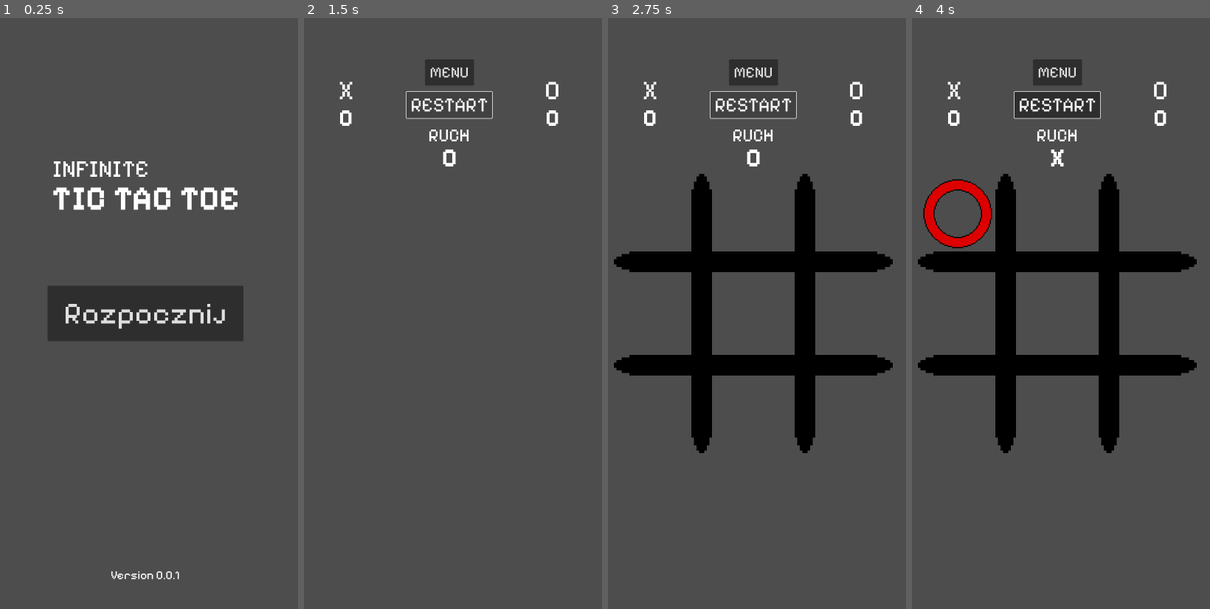
Above: before the commit, frames 1-4 (left to right).
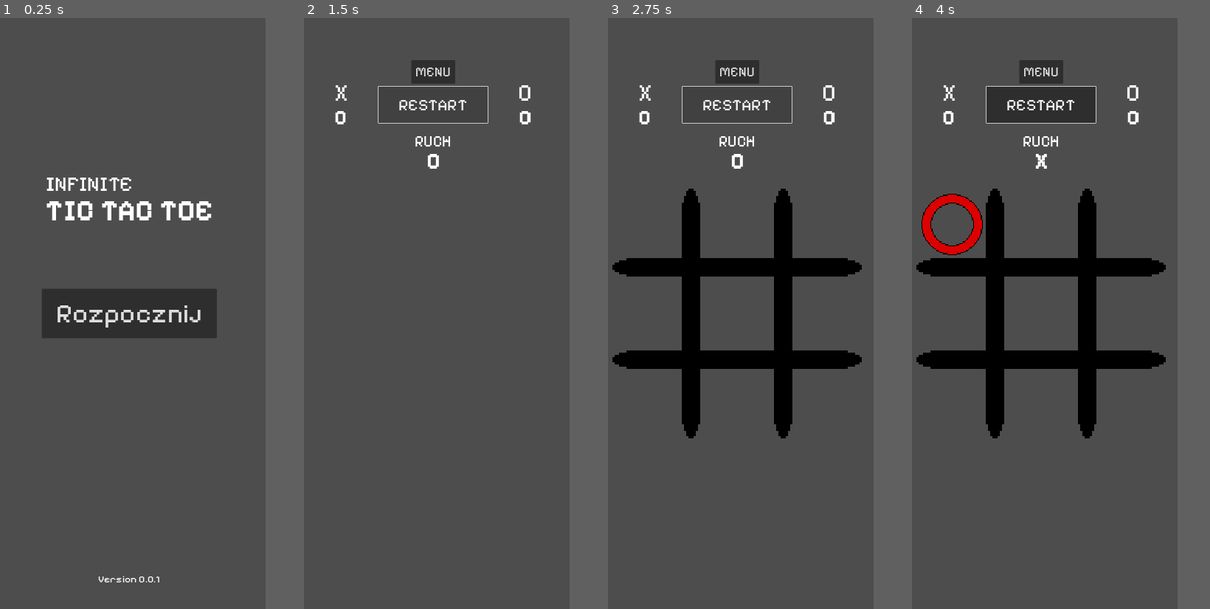
Above: after the commit, the same moments.

Repository: HeadAech/InfiniteTicTacToe
Game: Godot game, scene res://scenes/game.tscn
The game is run twice, just before and just after one commit, with the same random seed, the same clock (stepped at 60 frames per second) and the same inputs.
Inputs (mouse positions are in pixels of both pictures, inside the frame that each line leads up to):
- Up to frame 1 (0.25 s): no input
- Up to frame 2 (1.5 s): click "Rozpocznij" at 0.5 s; click "RESTART" at 1.25 s
- Up to frame 3 (2.75 s): click "RESTART" at 2 s
- Up to frame 4 (4 s): click "RESTART" at 2.75 s; move the mouse to (956, 213) at 3.52 s; click (956, 213) at 3.67 s
In our replay, the window is 414x800 before the commit and 370x800 after it. These sizes can differ from the game's own. Grey fills any space a smaller window leaves; there, only what the larger window draws over its background counts as a difference.

The runs differ from the first frame. In frame 1, 4.8% of the frame differs, in the area x 14-82%, y 24-96%; in frame 2, 2.1%; in frame 3, 12%; in frame 4, 15%, in the area x 1-96%, y 7-74%.

Commit message:
Animation fix, plus new audio. Fix to interface

Diff:
--- a/project.godot
+++ b/project.godot
@@ -23,6 +23,8 @@
 
 window/size/viewport_width=828
 window/size/viewport_height=1792
+window/size/resizable=false
+window/stretch/mode="canvas_items"
 window/stretch/aspect="keep_height"
 window/handheld/orientation=1
 window/canvas_textures/default_texture_filter=0
@@ -31,3 +33,4 @@
 
 textures/canvas_textures/default_texture_filter=0
 renderer/rendering_method="mobile"
+textures/vram_compression/import_etc2_astc=true
--- a/scenes/circle.tscn
+++ b/scenes/circle.tscn
@@ -2,6 +2,21 @@
 
 [ext_resource type="Script" path="res://scripts/figure.gd" id="1_dgvhg"]
 [ext_resource type="Texture2D" uid="uid://pbo17q7i8el8" path="res://assets/sprites/Circle.png" id="1_i6l8d"]
+
+[sub_resource type="Animation" id="Animation_kfuio"]
+length = 0.001
+tracks/0/type = "value"
+tracks/0/imported = false
+tracks/0/enabled = true
+tracks/0/path = NodePath("Sprite2D:modulate")
+tracks/0/interp = 1
+tracks/0/loop_wrap = true
+tracks/0/keys = {
+"times": PackedFloat32Array(0),
+"transitions": PackedFloat32Array(1),
+"update": 0,
+"values": [Color(1, 1, 1, 1)]
+}
 
 [sub_resource type="Animation" id="Animation_mneay"]
 resource_name = "fading"
@@ -18,21 +33,6 @@
 "transitions": PackedFloat32Array(1, 1, 1, 1, 1, 1, 1, 1, 1, 1, 1, 1, 1, 1, 1, 1, 1, 1, 1, 1, 1, 1, 1, 1, 1, 1, 1, 1, 1, 1, 1, 1, 1, 1, 1, 1, 1, 1, 1, 1, 1, 1, 1, 1, 1, 1, 1, 1, 1, 1, 1, 1, 1, 1, 1, 1, 1, 1, 1, 1, 1),
 "update": 0,
 "values": [Color(1, 1, 1, 1), Color(1, 1, 1, 0.998421), Color(1, 1, 1, 0.993701), Color(1, 1, 1, 0.985893), Color(1, 1, …(1463 unchanged characters)…
-}
-
-[sub_resource type="Animation" id="Animation_kfuio"]
-length = 0.001
-tracks/0/type = "value"
-tracks/0/imported = false
-tracks/0/enabled = true
-tracks/0/path = NodePath("Sprite2D:modulate")
-tracks/0/interp = 1
-tracks/0/loop_wrap = true
-tracks/0/keys = {
-"times": PackedFloat32Array(0),
-"transitions": PackedFloat32Array(1),
-"update": 0,
-"values": [Color(1, 1, 1, 1)]
 }
 
 [sub_resource type="AnimationLibrary" id="AnimationLibrary_6mea0"]
--- a/scenes/cross.tscn
+++ b/scenes/cross.tscn
@@ -2,6 +2,21 @@
 
 [ext_resource type="Script" path="res://scripts/figure.gd" id="1_ammbu"]
 [ext_resource type="Texture2D" uid="uid://cw6wfprctjw74" path="res://assets/sprites/Cross.png" id="1_y5sue"]
+
+[sub_resource type="Animation" id="Animation_kfuio"]
+length = 0.001
+tracks/0/type = "value"
+tracks/0/imported = false
+tracks/0/enabled = true
+tracks/0/path = NodePath("Sprite2D:modulate")
+tracks/0/interp = 1
+tracks/0/loop_wrap = true
+tracks/0/keys = {
+"times": PackedFloat32Array(0),
+"transitions": PackedFloat32Array(1),
+"update": 0,
+"values": [Color(1, 1, 1, 1)]
+}
 
 [sub_resource type="Animation" id="Animation_mneay"]
 resource_name = "fading"
@@ -18,21 +33,6 @@
 "transitions": PackedFloat32Array(1, 1, 1, 1, 1, 1, 1, 1, 1, 1, 1, 1, 1, 1, 1, 1, 1, 1, 1, 1, 1, 1, 1, 1, 1, 1, 1, 1, 1, 1, 1, 1, 1, 1, 1, 1, 1, 1, 1, 1, 1, 1, 1, 1, 1, 1, 1, 1, 1, 1, 1, 1, 1, 1, 1, 1, 1, 1, 1, 1, 1),
 "update": 0,
 "values": [Color(1, 1, 1, 1), Color(1, 1, 1, 0.998421), Color(1, 1, 1, 0.993701), Color(1, 1, 1, 0.985893), Color(1, 1, …(1463 unchanged characters)…
-}
-
-[sub_resource type="Animation" id="Animation_kfuio"]
-length = 0.001
-tracks/0/type = "value"
-tracks/0/imported = false
-tracks/0/enabled = true
-tracks/0/path = NodePath("Sprite2D:modulate")
-tracks/0/interp = 1
-tracks/0/loop_wrap = true
-tracks/0/keys = {
-"times": PackedFloat32Array(0),
-"transitions": PackedFloat32Array(1),
-"update": 0,
-"values": [Color(1, 1, 1, 1)]
 }
 
 [sub_resource type="AnimationLibrary" id="AnimationLibrary_6mea0"]
--- a/scenes/game.tscn
+++ b/scenes/game.tscn
@@ -1,25 +1,11 @@
-[gd_scene load_steps=9 format=3 uid="uid://cypfmbyxy406b"]
+[gd_scene load_steps=11 format=3 uid="uid://cypfmbyxy406b"]
 
 [ext_resource type="Texture2D" uid="uid://dpxahhacxlkw" path="res://assets/sprites/TicTacToeMesh.png" id="1_bp0lv"]
 [ext_resource type="Script" path="res://scripts/game.gd" id="1_mrsnq"]
 [ext_resource type="PackedScene" uid="uid://cr4ef5ixo8gx6" path="res://scenes/ui.tscn" id="1_u360r"]
 [ext_resource type="PackedScene" uid="uid://32wmjtkaef3j" path="res://scenes/touch_area.tscn" id="3_e5gqb"]
-
-[sub_resource type="Animation" id="Animation_ee210"]
-resource_name = "show"
-length = 0.5
-tracks/0/type = "value"
-tracks/0/imported = false
-tracks/0/enabled = true
-tracks/0/path = NodePath("In Game:position")
-tracks/0/interp = 1
-tracks/0/loop_wrap = true
-tracks/0/keys = {
-"times": PackedFloat32Array(0, 0.0333333, 0.0666667, 0.1, 0.133333, 0.166667, 0.2, 0.233333, 0.266667, 0.3, 0.333333, 0.366667, 0.4, 0.433333, 0.466667, 0.5),
-"transitions": PackedFloat32Array(1, 1, 1, 1, 1, 1, 1, 1, 1, 1, 1, 1, 1, 1, 1, 1),
-"update": 0,
-"values": [Vector2(1000, 2.08165e-12), Vector2(998.815, 2.08165e-12), Vector2(990.518, 2.08165e-12), Vector2(968, 2.08165e-12), Vector2(924.148, 2.08165e-12), Vector2(851.852, 2.08165e-12), Vector2(744, 2.08165e-12), Vector2(593.482, 2.08165e-12), Vector2(406.518, 2.08165e-12), Vector2(256, 2.08165e-12), Vector2(148.148, 2.08165e-12), Vector2(75.8519, 2.08165e-12), Vector2(32, 2.08165e-12), Vector2(9.48149, 2.08165e-12), Vector2(1.18518, 2.08165e-12), Vector2(2.08165e-12, 2.08165e-12)]
-}
+[ext_resource type="AudioStream" uid="uid://bkq2kb2sgctq5" path="res://assets/audio/place_figure.wav" id="5_dncgo"]
+[ext_resource type="AudioStream" uid="uid://bxlxdgwv5nwlw" path="res://assets/audio/win.wav" id="6_5x6ky"]
 
 [sub_resource type="Animation" id="Animation_jmh3i"]
 length = 0.001
@@ -50,6 +36,22 @@
 "transitions": PackedFloat32Array(1, 1, 1, 1, 1, 1, 1, 1, 1, 1, 1, 1, 1, 1, 1, 1),
 "update": 0,
 "values": [Vector2(0, 2.08165e-12), Vector2(-1.18519, 2.08165e-12), Vector2(-9.48148, 2.08165e-12), Vector2(-32, 2.0816 …(376 unchanged characters)…
+}
+
+[sub_resource type="Animation" id="Animation_ee210"]
+resource_name = "show"
+length = 0.5
+tracks/0/type = "value"
+tracks/0/imported = false
+tracks/0/enabled = true
+tracks/0/path = NodePath("In Game:position")
+tracks/0/interp = 1
+tracks/0/loop_wrap = true
+tracks/0/keys = {
+"times": PackedFloat32Array(0, 0.0333333, 0.0666667, 0.1, 0.133333, 0.166667, 0.2, 0.233333, 0.266667, 0.3, 0.333333, 0.366667, 0.4, 0.433333, 0.466667, 0.5),
+"transitions": PackedFloat32Array(1, 1, 1, 1, 1, 1, 1, 1, 1, 1, 1, 1, 1, 1, 1, 1),
+"update": 0,
+"values": [Vector2(1000, 2.08165e-12), Vector2(998.815, 2.08165e-12), Vector2(990.518, 2.08165e-12), Vector2(968, 2.08165e-12), Vector2(924.148, 2.08165e-12), Vector2(851.852, 2.08165e-12), Vector2(744, 2.08165e-12), Vector2(593.482, 2.08165e-12), Vector2(406.518, 2.08165e-12), Vector2(256, 2.08165e-12), Vector2(148.148, 2.08165e-12), Vector2(75.8519, 2.08165e-12), Vector2(32, 2.08165e-12), Vector2(9.48149, 2.08165e-12), Vector2(1.18518, 2.08165e-12), Vector2(2.08165e-12, 2.08165e-12)]
 }
 
 [sub_resource type="AnimationLibrary" id="AnimationLibrary_oqlpc"]
@@ -114,3 +116,9 @@
 libraries = {
 "": SubResource("AnimationLibrary_oqlpc")
 }
+
+[node name="Audio Place Figure" type="AudioStreamPlayer2D" parent="."]
+stream = ExtResource("5_dncgo")
+
+[node name="Audio Win" type="AudioStreamPlayer2D" parent="."]
+stream = ExtResource("6_5x6ky")
--- a/scenes/ui.tscn
+++ b/scenes/ui.tscn
@@ -39,6 +39,61 @@
 [sub_resource type="LabelSettings" id="LabelSettings_2h54g"]
 font = ExtResource("1_nw6ox")
 font_size = 32
+
+[sub_resource type="Animation" id="Animation_p17n6"]
+length = 0.001
+tracks/0/type = "value"
+tracks/0/imported = false
+tracks/0/enabled = true
+tracks/0/path = NodePath("Control/In Game UI/Bottom Bar/Win Label:modulate")
+tracks/0/interp = 1
+tracks/0/loop_wrap = true
+tracks/0/keys = {
+"times": PackedFloat32Array(0),
+"transitions": PackedFloat32Array(1),
+"update": 0,
+"values": [Color(1, 1, 1, 1)]
+}
+tracks/1/type = "value"
+tracks/1/imported = false
+tracks/1/enabled = true
+tracks/1/path = NodePath("Control/In Game UI/Top Bar/X turns:position")
+tracks/1/interp = 1
+tracks/1/loop_wrap = true
+tracks/1/keys = {
+"times": PackedFloat32Array(0),
+"transitions": PackedFloat32Array(1),
+"update": 0,
+"values": [Vector2(-300, 144)]
+}
+tracks/2/type = "value"
+tracks/2/imported = false
+tracks/2/enabled = true
+tracks/2/path = NodePath("Control/In Game UI/Top Bar/O turns:position")
+tracks/2/interp = 1
+tracks/2/loop_wrap = true
+tracks/2/keys = {
+"times": PackedFloat32Array(0),
+"transitions": PackedFloat32Array(1),
+"update": 0,
+"values": [Vector2(260, 144)]
+}
+
+[sub_resource type="Animation" id="Animation_ve26n"]
+resource_name = "o_score"
+length = 0.4
+tracks/0/type = "value"
+tracks/0/imported = false
+tracks/0/enabled = true
+tracks/0/path = NodePath("Control/In Game UI/Top Bar/O turns:position")
+tracks/0/interp = 1
+tracks/0/loop_wrap = true
+tracks/0/keys = {
+"times": PackedFloat32Array(0, 0.0333333, 0.0666667, 0.1, 0.2, 0.4),
+"transitions": PackedFloat32Array(1, 1, 1, 1, 1, 1),
+"update": 0,
+"values": [Vector2(260, 144), Vector2(260, 140.444), Vector2(260, 123.556), Vector2(260, 120), Vector2(260, 120), Vector2(260, 144)]
+}
 
 [sub_resource type="Animation" id="Animation_157py"]
 resource_name = "win"
@@ -56,45 +111,6 @@
 "values": [Color(1, 1, 1, 0), Color(1, 1, 1, 0.0185185), Color(1, 1, 1, 0.148148), Color(1, 1, 1, 0.5), Color(1, 1, 1,  …(1652 unchanged characters)…
 }
 
-[sub_resource type="Animation" id="Animation_p17n6"]
-length = 0.001
-tracks/0/type = "value"
-tracks/0/imported = false
-tracks/0/enabled = true
-tracks/0/path = NodePath("Control/In Game UI/Bottom Bar/Win Label:modulate")
-tracks/0/interp = 1
-tracks/0/loop_wrap = true
-tracks/0/keys = {
-"times": PackedFloat32Array(0),
-"transitions": PackedFloat32Array(1),
-"update": 0,
-"values": [Color(1, 1, 1, 1)]
-}
-tracks/1/type = "value"
-tracks/1/imported = false
-tracks/1/enabled = true
-tracks/1/path = NodePath("Control/In Game UI/Top Bar/X turns:position")
-tracks/1/interp = 1
-tracks/1/loop_wrap = true
-tracks/1/keys = {
-"times": PackedFloat32Array(0),
-"transitions": PackedFloat32Array(1),
-"update": 0,
-"values": [Vector2(-300, 144)]
-}
-tracks/2/type = "value"
-tracks/2/imported = false
-tracks/2/enabled = true
-tracks/2/path = NodePath("Control/In Game UI/Top Bar/O turns:position")
-tracks/2/interp = 1
-tracks/2/loop_wrap = true
-tracks/2/keys = {
-"times": PackedFloat32Array(0),
-"transitions": PackedFloat32Array(1),
-"update": 0,
-"values": [Vector2(260, 144)]
-}
-
 [sub_resource type="Animation" id="Animation_ykko4"]
 resource_name = "x_score"
 length = 0.4
@@ -111,22 +127,6 @@
 "values": [Vector2(-300, 144), Vector2(-300, 140.444), Vector2(-300, 123.556), Vector2(-300, 120), Vector2(-300, 120), Vector2(-300, 144)]
 }
 
-[sub_resource type="Animation" id="Animation_ve26n"]
-resource_name = "o_score"
-length = 0.4
-tracks/0/type = "value"
-tracks/0/imported = false
-tracks/0/enabled = true
-tracks/0/path = NodePath("Control/In Game UI/Top Bar/O turns:position")
-tracks/0/interp = 1
-tracks/0/loop_wrap = true
-tracks/0/keys = {
-"times": PackedFloat32Array(0, 0.0333333, 0.0666667, 0.1, 0.2, 0.4),
-"transitions": PackedFloat32Array(1, 1, 1, 1, 1, 1),
-"update": 0,
-"values": [Vector2(260, 144), Vector2(260, 140.444), Vector2(260, 123.556), Vector2(260, 120), Vector2(260, 120), Vector2(260, 144)]
-}
-
 [sub_resource type="AnimationLibrary" id="AnimationLibrary_v6udp"]
 _data = {
 "RESET": SubResource("Animation_p17n6"),
@@ -158,7 +158,6 @@
 color = Color(0.254902, 0.654902, 1, 1)
 
 [node name="In Game UI" type="Control" parent="Control"]
-visible = false
 layout_mode = 1
 anchors_preset = 15
 anchor_right = 1.0
@@ -172,19 +171,19 @@
 anchors_preset = 5
 anchor_left = 0.5
 anchor_right = 0.5
+offset_top = 120.0
+offset_bottom = 120.0
+grow_horizontal = 2
+
+[node name="Restart" type="Button" parent="Control/In Game UI/Top Bar"]
+layout_mode = 1
+anchors_preset = 5
+anchor_left = 0.5
+anchor_right = 0.5
+offset_left = -166.0
 offset_top = 88.0
-offset_bottom = 88.0
-grow_horizontal = 2
-
-[node name="Restart" type="Button" parent="Control/In Game UI/Top Bar"]
-layout_mode = 1
-anchors_preset = 5
-anchor_left = 0.5
-anchor_right = 0.5
-offset_left = -116.0
-offset_top = 112.0
-offset_right = 116.0
-offset_bottom = 183.0
+offset_right = 166.0
+offset_bottom = 198.0
 grow_horizontal = 2
 theme_override_fonts/font = ExtResource("1_nw6ox")
 theme_override_font_sizes/font_size = 52
@@ -196,9 +195,9 @@
 anchor_left = 0.5
 anchor_right = 0.5
 offset_left = -66.5
-offset_top = 24.0
+offset_top = 8.0
 offset_right = 66.5
-offset_bottom = 95.0
+offset_bottom = 79.0
 grow_horizontal = 2
 theme_override_fonts/font = ExtResource("1_nw6ox")
 theme_override_font_sizes/font_size = 42
@@ -264,9 +263,9 @@
 anchor_left = 0.5
 anchor_right = 0.5
 offset_left = -76.0
-offset_top = 200.0
+offset_top = 224.0
 offset_right = 76.0
-offset_bottom = 277.0
+offset_bottom = 301.0
 grow_horizontal = 2
 text = "RUCH"
 label_settings = SubResource("LabelSettings_jnnse")
@@ -334,6 +333,7 @@
 horizontal_alignment = 1
 
 [node name="MainMenu" type="Control" parent="Control"]
+visible = false
 layout_mode = 1
 anchors_preset = 15
 anchor_right = 1.0
@@ -404,7 +404,12 @@
 label_settings = SubResource("LabelSettings_2h54g")
 horizontal_alignment = 1
 
-[node name="AnimationPlayer" type="AnimationPlayer" parent="."]
+[node name="AnimationPlayerPoints" type="AnimationPlayer" parent="."]
+libraries = {
+"": SubResource("AnimationLibrary_v6udp")
+}
+
+[node name="AnimationPlayerWin" type="AnimationPlayer" parent="."]
 libraries = {
 "": SubResource("AnimationLibrary_v6udp")
 }
--- a/scripts/game.gd
+++ b/scripts/game.gd
@@ -2,6 +2,9 @@
 
 @onready var in_game_node = $"In Game"
 @onready var animation_player = $AnimationPlayer
+@onready var audio_place_figure = $"Audio Place Figure"
+@onready var audio_win = $"Audio Win"
+
 
 var figure_names = {
 	0: "O",
@@ -106,6 +109,7 @@
 	spaces[index] = false
 
 func spawn_figure(index, pos):
+	audio_place_figure.play()
 	var fig = figures[current_turn].instantiate()
 	fig.position = pos
 	fig.index = index
@@ -165,6 +169,7 @@
 	Signals.UpdateTurnCount.emit(wins_counter[1], wins_counter[0])
 	in_game = false
 	animation_player.play("hide")
+	audio_win.play()
 	await get_tree().create_timer(3).timeout
 	Signals.HideWinText.emit()
 	next_match()
--- a/scripts/ui.gd
+++ b/scripts/ui.gd
@@ -9,7 +9,9 @@
 @onready var win_label = $"Control/In Game UI/Bottom Bar/Win Label"
 @onready var winner = $"Control/In Game UI/Bottom Bar/Win Label/Winner"
 
-@onready var animation_player = $AnimationPlayer
+@onready var animation_player_points = $AnimationPlayerPoints
+@onready var animation_player_win = $AnimationPlayerWin
+
 
 
 func _ready():
@@ -37,9 +39,9 @@
 
 func on_update_turn_count(x, o):
 	if x_turns.text != str(x):
-		animation_player.play("x_score")
+		animation_player_points.play("x_score")
 	if o_turns.text != str(o):
-		animation_player.play("o_score")
+		animation_player_points.play("o_score")
 	x_turns.text = str(x)
 	o_turns.text = str(o)
 
@@ -49,7 +51,7 @@
 func on_show_win_text(winner):
 	self.winner.text = winner
 	win_label.show()
-	animation_player.play("win")
+	animation_player_win.play("win")
 
 func on_hide_win_text():
 	win_label.hide()
Binary file added: app_store_icon.png
Not shown, added: app_store_icon.png.import
Not shown, added: assets/audio/place_figure.wav.import
Not shown, added: assets/audio/win.wav.import
Binary file changed: assets/sprites/Cross.png
Not shown, added: export_presets.cfg
Not shown, added: assets/audio/place_figure.wav
Not shown, added: assets/audio/win.wav
